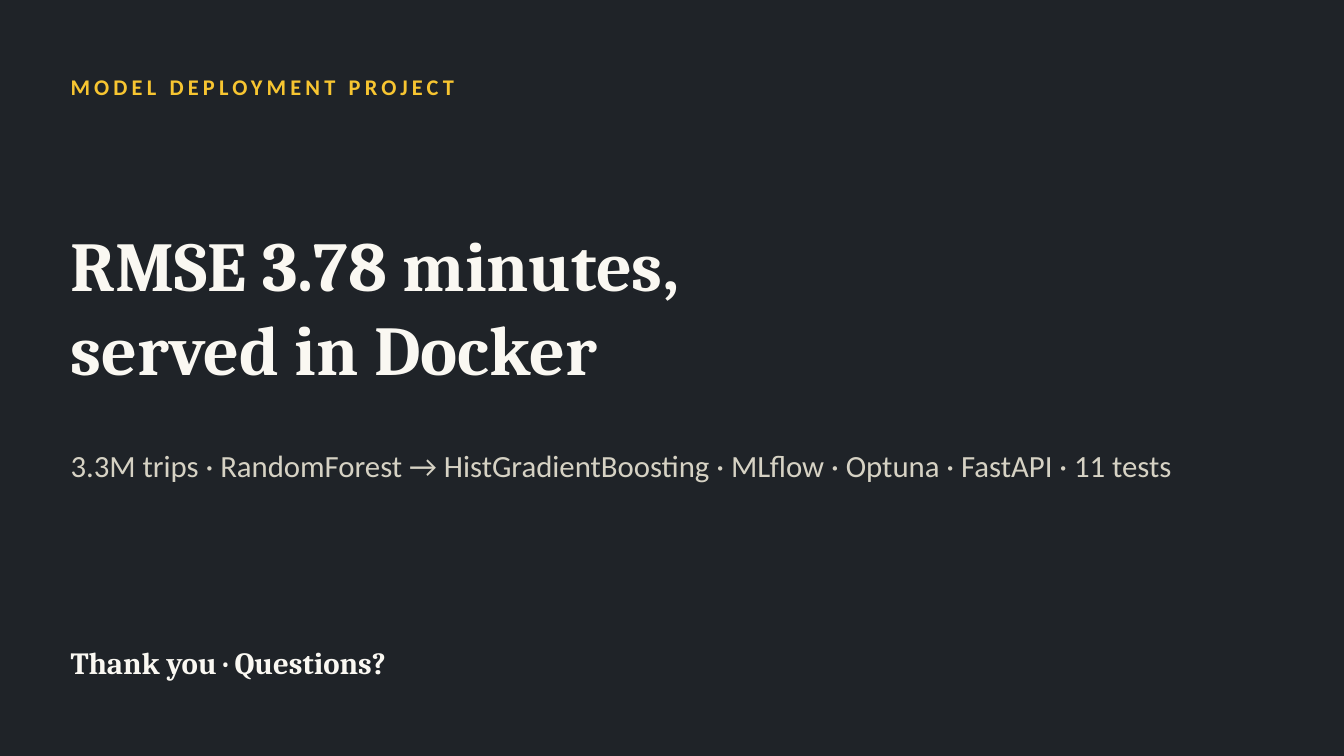
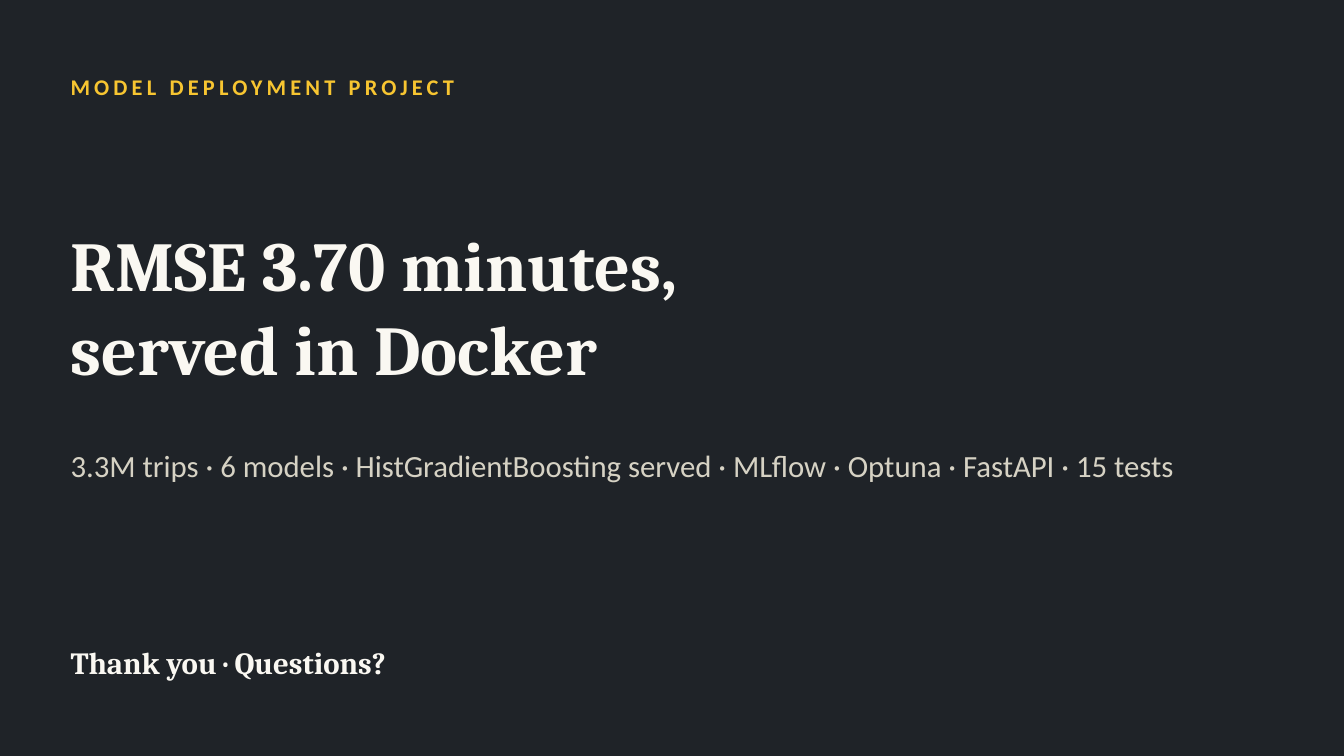
Before and after one commit to jeevan516/model-deployment-project, a slide deck: slide 13 of presentation/model-deployment-project.pptx (slide 11 before the commit). Drawn at 1344x756 pixels with LibreOffice and Linux fonts; fonts in the diff are those of the drawing. Boxes give left, top, right and bottom in pixels: in the first picture for what was removed or moved away, otherwise in the second. Text is boxed around its words. In the diff, an @@ line names an element or a change of style, - is before the commit and + after.

Commit message:
Data checks, six-model comparison (XGBoost, LightGBM, route-speed baseline), Optuna dashboard, fit analysis; serve HistGradientBoosting trained on all rows (RMSE 3.70)

```diff
--- a/presentation/model-deployment-project.pptx
+++ b/presentation/model-deployment-project.pptx
@@ text at [71, 242, 678, 376]: text changed @@
-RMSE 3.78 minutes,
-served in Docker
+RMSE 3.70 minutes,
+served in Docker
@@ text at [71, 455, 1173, 483]: text changed @@
-3.3M trips · RandomForest → HistGradientBoosting · MLflow · Optuna · FastAPI · 11 tests
+3.3M trips · 6 models · HistGradientBoosting served · MLflow · Optuna · FastAPI · 15 tests
```
Also in this commit, not shown: 6 other slides changed, 2 slides added, 16 other files.
